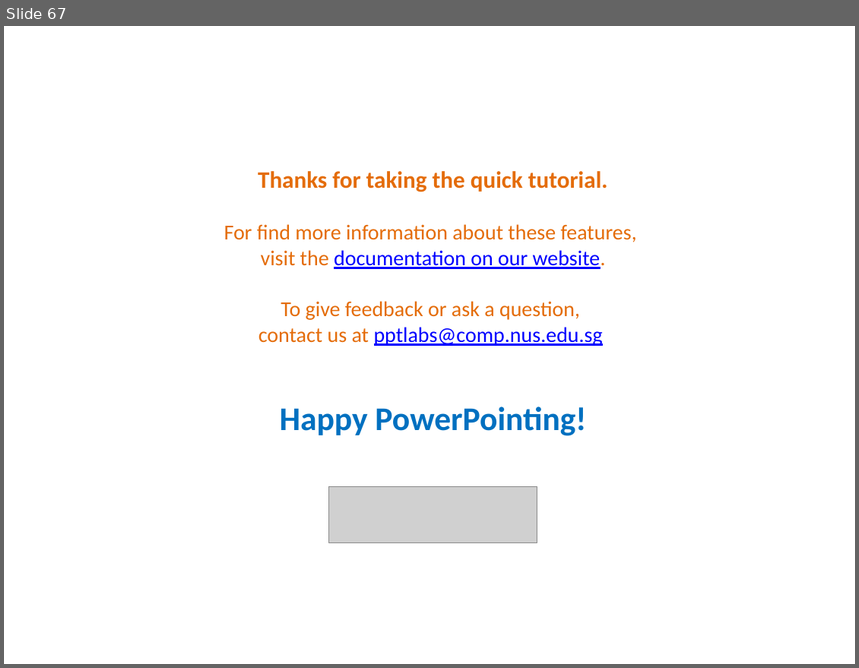
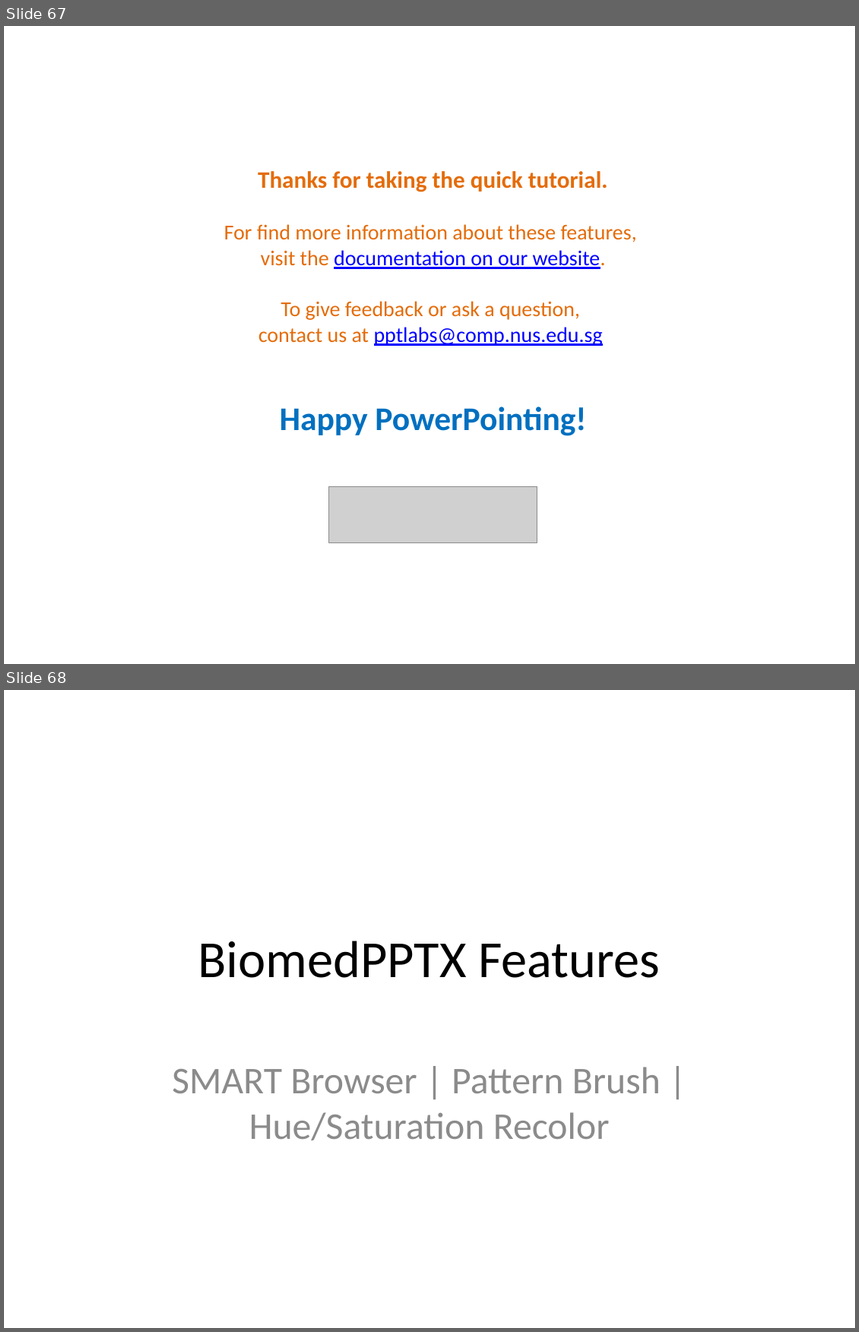
Before and after one commit to TriasJ/BiomedPPTX, a slide deck: doc/Tutorial.pptx. Shown one above the other, each under a label of ours: slide 67 before the commit, slides 67 and 68 after it. The pictures are 859x668 and 859x1332 pixels, drawn with LibreOffice and Linux fonts; fonts in the diff are those of the drawing; grey boxes stand for pictures. Boxes give left, top, right and bottom in pixels: in the first picture for what was removed or moved away, otherwise in the second. Text is boxed around its words. In the diff, an @@ line names an element or a change of style, - is before the commit and + after.

```diff
--- a/doc/Tutorial.pptx
+++ b/doc/Tutorial.pptx
@@ slide 68 added at (4,690,855,1328), background #FFFFFF @@
@@ title added at (199,941,660,978), 44 pt, text #000000 @@
+BiomedPPTX Features
@@ subtitle added at (172,1067,661,1141), 32 pt, text #8C8C8C @@
+SMART Browser | Pattern Brush | Hue/Saturation Recolor
```
Also in this commit, not shown: 7 other slides added, 1 other file.
